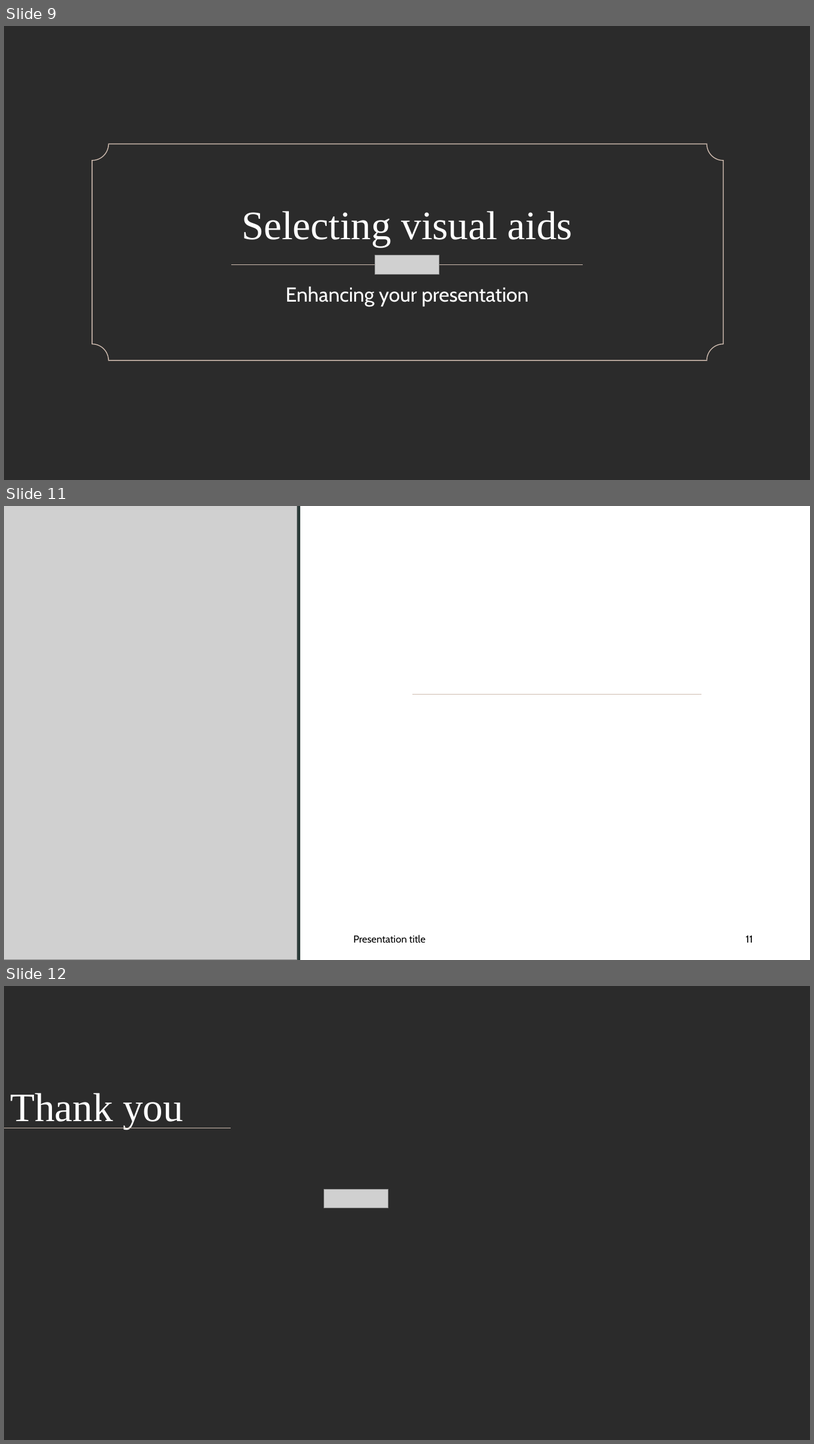
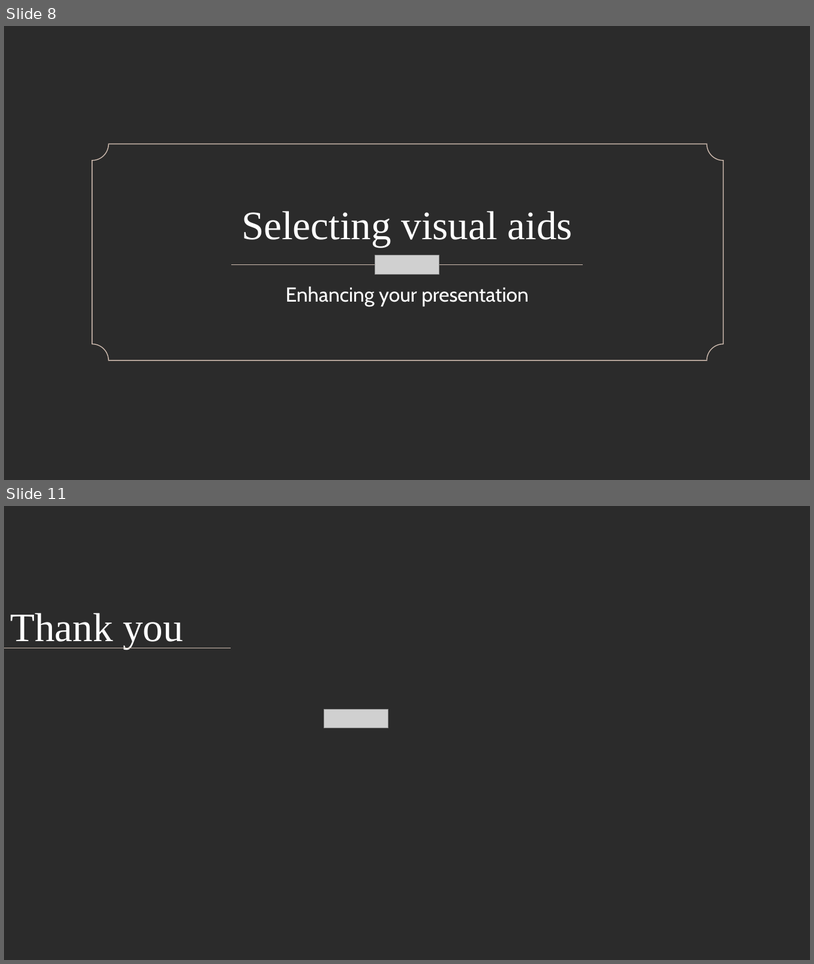
Before and after one commit to gkipkirui1/DSF-PT08P5-GROUP4-CAPSTONE-PROJECT, a slide deck: powerpoint.pptx. Shown one above the other, each under a label of ours: slides 9, 11 and 12 before the commit, slides 8 and 11 after it; the slides between them are not shown. The pictures are 814x1444 and 814x964 pixels, drawn with LibreOffice and Linux fonts; fonts in the diff are those of the drawing; grey boxes stand for pictures; background and template pictures are left out; a plain dark background stands for a picture behind light text. Boxes give left, top, right and bottom in pixels: in the first picture for what was removed or moved away, otherwise in the second. Text is boxed around its words. In the diff, an @@ line names an element or a change of style, - is before the commit and + after.

```diff
--- a/powerpoint.pptx
+++ b/powerpoint.pptx
@@ slide 11 removed at (4,506,810,960), background #FFFFFF @@
@@ picture removed at (4,506,297,960) @@
@@ rectangle removed at (297,506,300,960) @@
@@ line removed from (413, 694) to (702, 694) @@
@@ text removed at (354,934,426,943) @@
-Presentation title
@@ page number removed at (746,935,753,942) @@
-11
@@ what was slide 9 is now slide 8 @@
@@ what was slide 12 is now slide 11 @@
```
Also in this commit, not shown: 2 slides added, 2 other slides removed.
